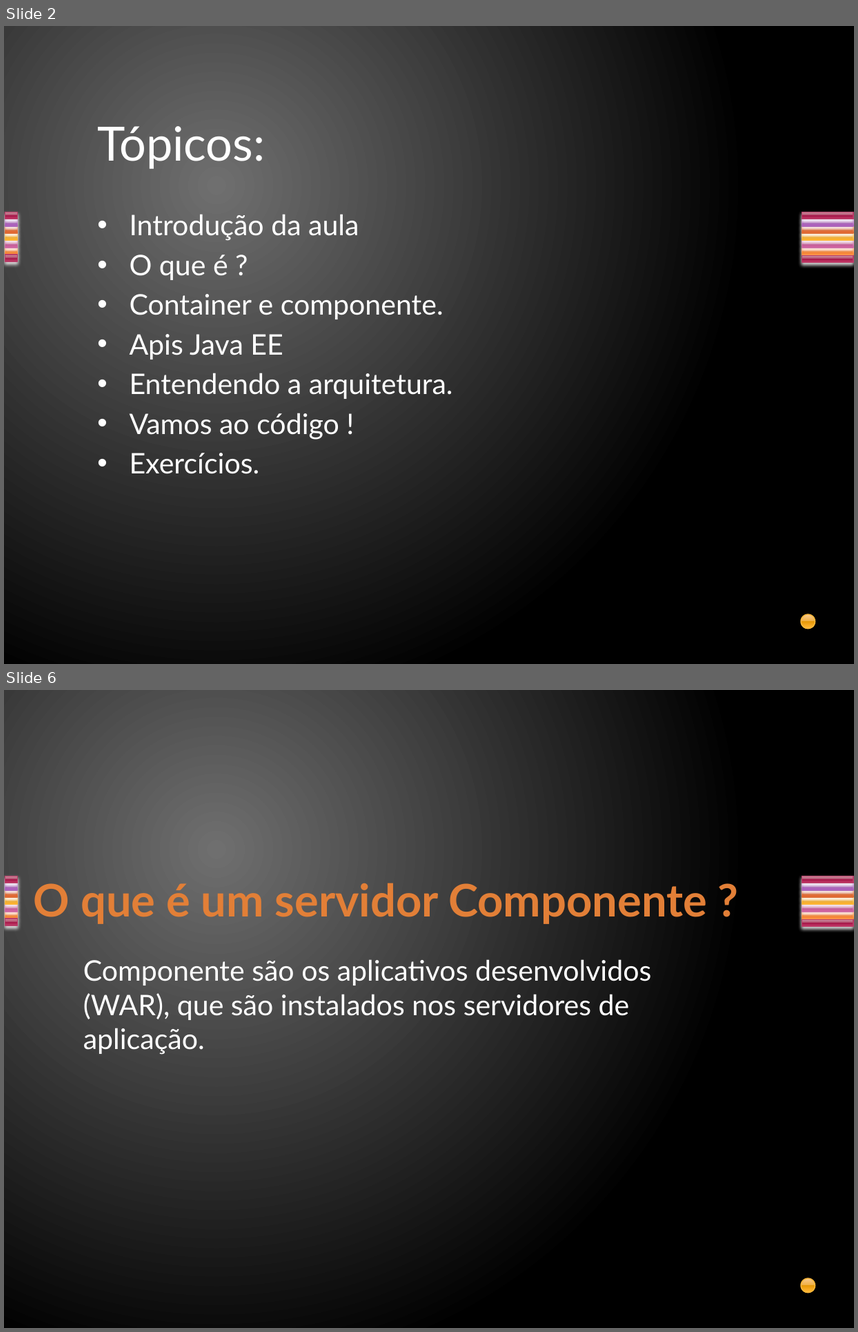
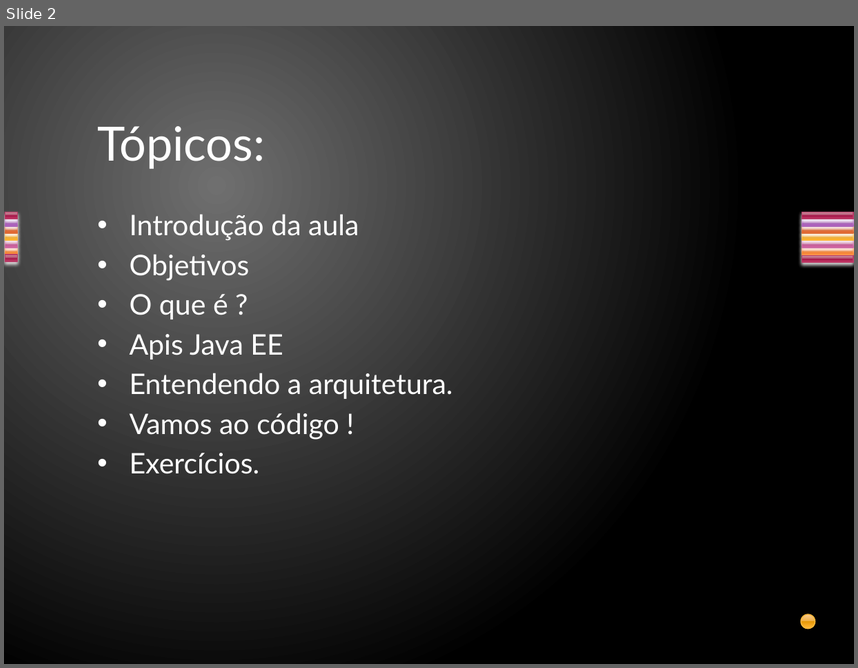
Before and after one commit to davirj9/javaAvancado, a slide deck: AulasAvancado/src/main/resources/br/com/Aula2/Servlets.pptx. Shown one above the other, each under a label of ours: slides 2 and 6 before the commit, slide 2 after it; the slides between them are not shown. The pictures are 858x1332 and 858x668 pixels, drawn with LibreOffice and Linux fonts; fonts in the diff are those of the drawing. Boxes give left, top, right and bottom in pixels: in the first picture for what was removed or moved away, otherwise in the second. Text is boxed around its words. In the diff, an @@ line names an element or a change of style, - is before the commit and + after.

```diff
--- a/AulasAvancado/src/main/resources/br/com/Aula2/Servlets.pptx
+++ b/AulasAvancado/src/main/resources/br/com/Aula2/Servlets.pptx
@@ slide 6 removed at <box>4,690,854,1328</box>, background gradient #707070 to #000000; not listed: 15 template elements that a slide beside it also shows @@
@@ title removed at <box>34,883,707,924</box> @@
-O que é um servidor Componente ?
@@ text removed at <box>83,959,651,1054</box> @@
-Componente são os aplicativos desenvolvidos (WAR), que são instalados nos servidores de aplicação.
@@ slide 2 changed as well @@
@@ text at <box>130,254,250,281</box>: paragraph added @@
+• Objetivos
@@ text at <box>130,294,444,319</box>: paragraph removed @@
-• Container e componente.
```
Also in this commit, not shown: 2 other slides changed, 7 slides added, 7 other slides removed, 2 other files.
